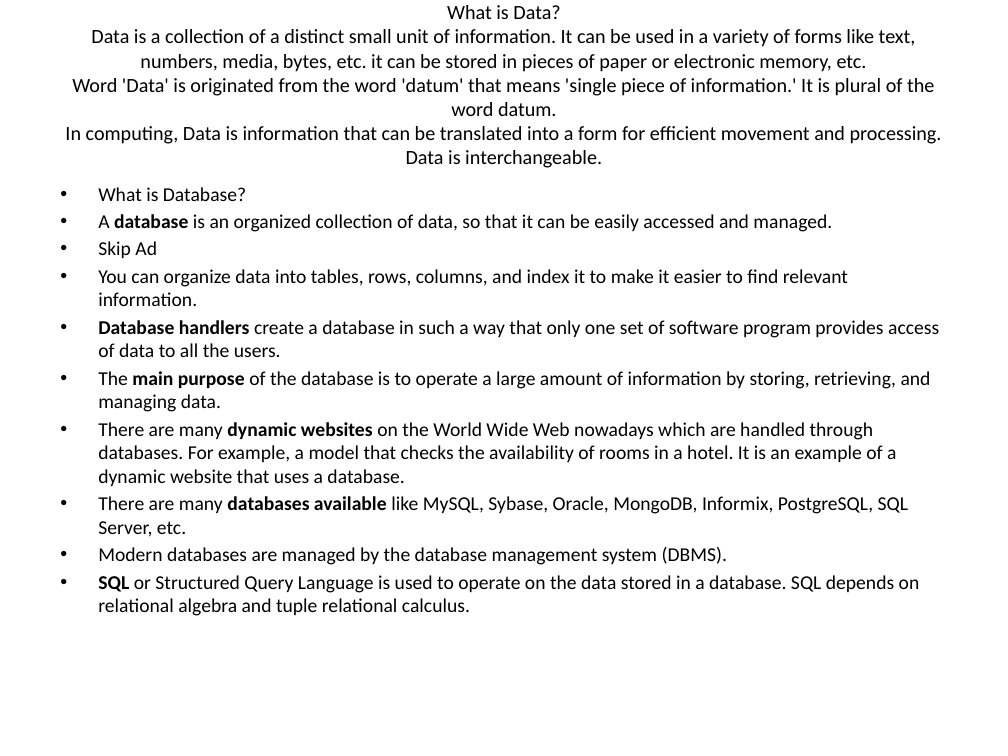
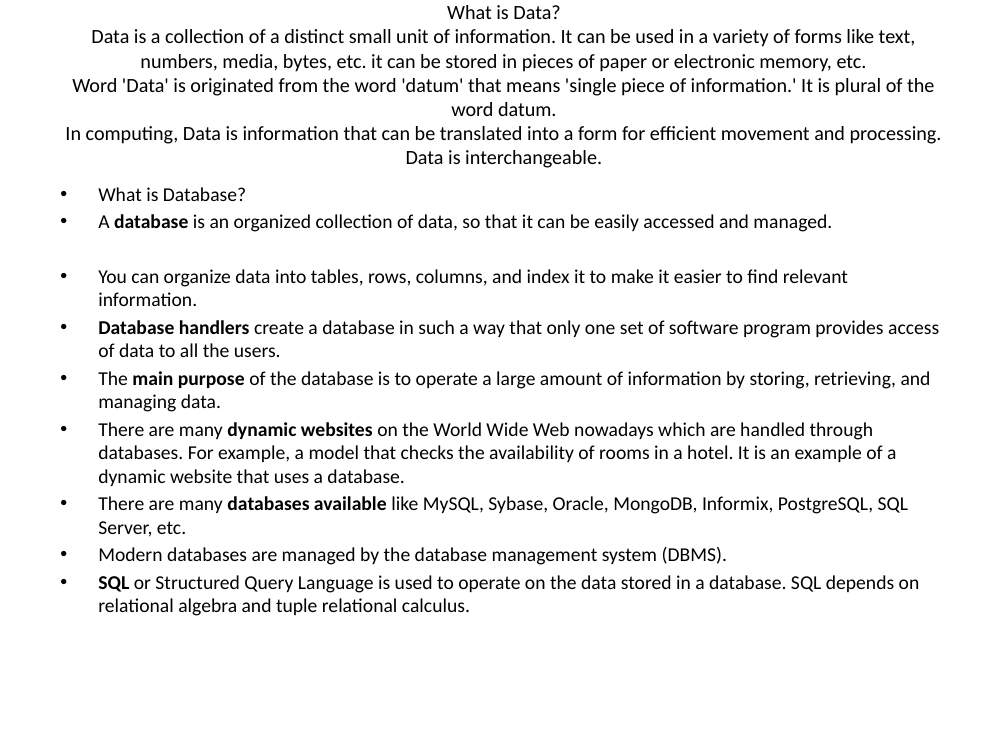
Before and after one commit to goudp4959/Oracle, a slide deck: slide 1 of SQL-latest (1) (4).pptx (slide 2 before the commit). Drawn at 1008x756 pixels with LibreOffice and Linux fonts; fonts in the diff are those of the drawing. Boxes give left, top, right and bottom in pixels: in the first picture for what was removed or moved away, otherwise in the second. Text is boxed around its words. In the diff, an @@ line names an element or a change of style, - is before the commit and + after.

```diff
--- a/SQL-latest (1) (4).pptx
+++ b/SQL-latest (1) (4).pptx
@@ text at <box>98,241,157,258</box>: paragraph removed @@
-• Skip Ad
```
Also in this commit, not shown: 3 other slides changed, 16 slides added, 1 slide removed.
